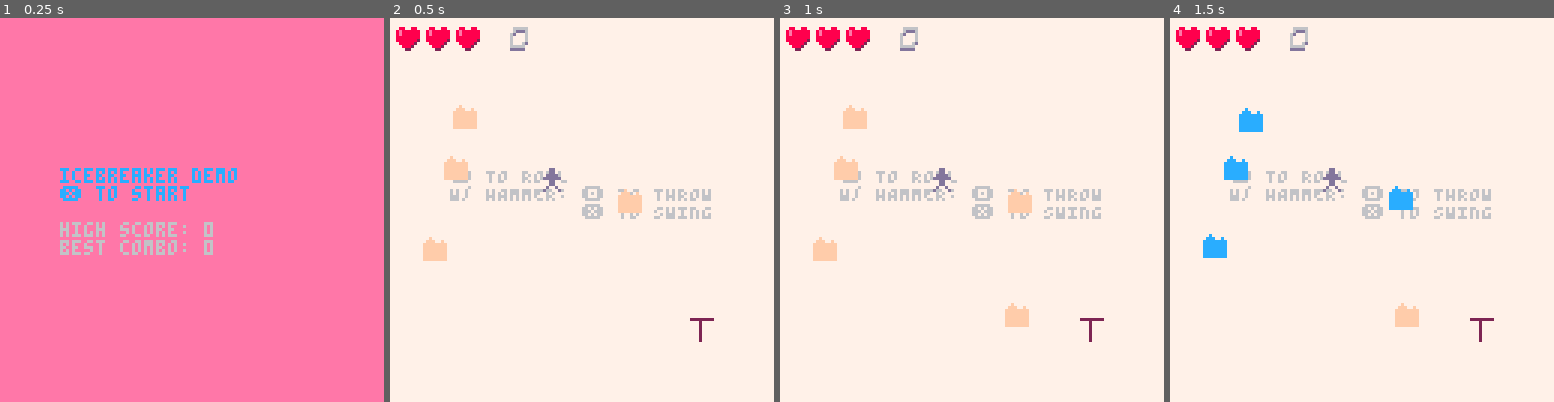
Above: before the commit, frames 1-4 (left to right).
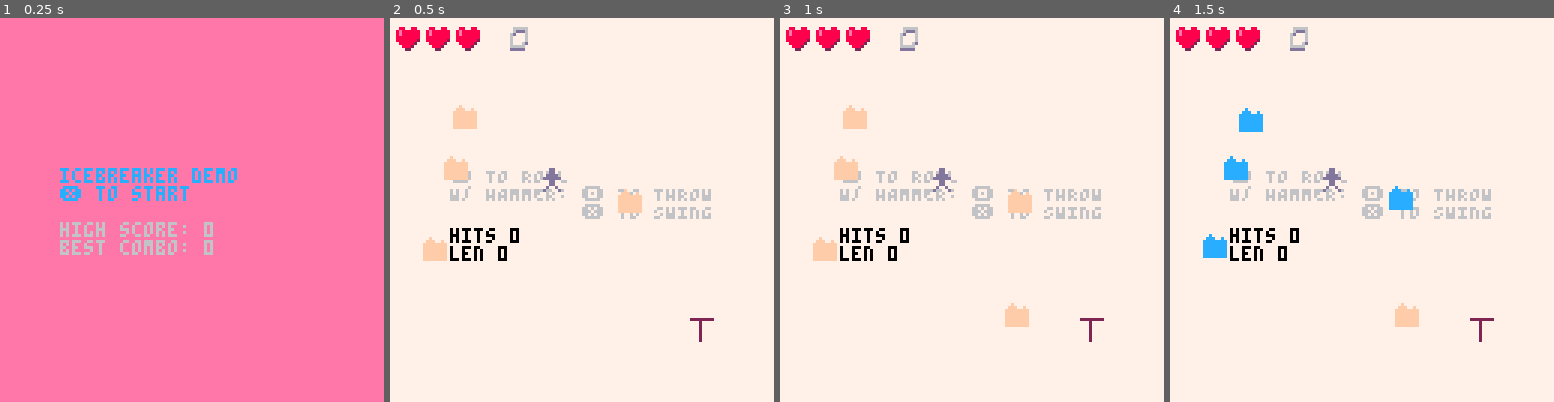
Above: after the commit, the same moments.

Repository: wsasaki01/icebreaker
Game: PICO-8 cartridge p2/icebreaker-p2.p8
Two runs of this game, one before a commit and one after it. Both use one fixed random seed, a clock stepped at 60 frames per second and the inputs below.
Inputs:
- Up to frame 1 (0.25 s): no input
- Up to frame 2 (0.5 s): tap X (X key) at 0.33 s
- Up to frame 3 (1 s): tap O (Z key) at 0.7 s
- Up to frame 4 (1.5 s): tap X (X key) at 1.07 s

Frame 1 is identical in both runs. In frame 2, 0.5% of the frame differs, in the area x 15-34%, y 54-64%; in frame 3, 0.5%; in frame 4, 0.5%.

Commit message:
Adjust hit sign

Diff:
--- a/p2/draw.lua
+++ b/p2/draw.lua
@@ -46,6 +46,12 @@
         sh_str2 = shake(0, 0, sh_str2)
 
         score()
+
+        cursor(20, 70, 0)
+        log({
+            "hits "..tostr(h.hit_cnt),
+            "len "..tostr(#hit_signs)
+        })
     elseif retry then
         rectfill(20, 30, 100, 80, 2)
         if retry_cnt != 0 then
--- a/p2/init.lua
+++ b/p2/init.lua
@@ -30,4 +30,6 @@
 
     retry_cnt = 0
     retry_fr = 30
+
+    hit_sign_lim = 4
 end
--- a/p2/update.lua
+++ b/p2/update.lua
@@ -68,13 +68,14 @@
                 h.equipped = false
                 h.v = 10
                 h.path = diff
+                h.hit_cnt = 0
                 sfx(2)
                 create_attack("hammer", h_a_len, h_a_size)
             end
 
             if h.v < 1 then
                 h.thrown = false
-                if h.hit_cnt > 3 then
+                if h.hit_cnt >= hit_sign_lim then
                     create_hit_sign(h.last_hit.x+4, h.last_hit.y+4, h.hit_cnt)
                 end
                 h.hit_cnt = 0
--- a/p2/weapon.lua
+++ b/p2/weapon.lua
@@ -16,7 +16,8 @@
         end,
 
         check = function(self)
-            if collide(p.x, p.y, p.xw, p.yw, self.x, self.y, self.xw, self.yw) then
+            if collide(p.x, p.y, p.xw, p.yw, self.x, self.y, self.xw, self.yw) and
+            self.v < 1 then
                 self.equipped = true
                 p.s = 4
                 sfx(1)
Renamed: p2/icebreaker-p1.p8 -> p2/icebreaker-p2.p8
